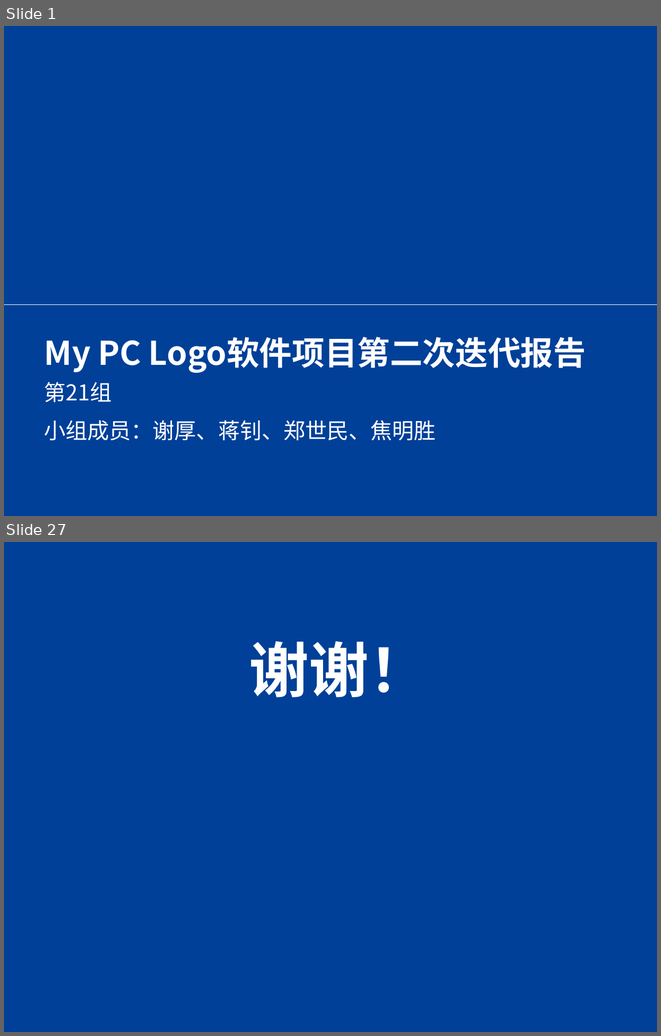
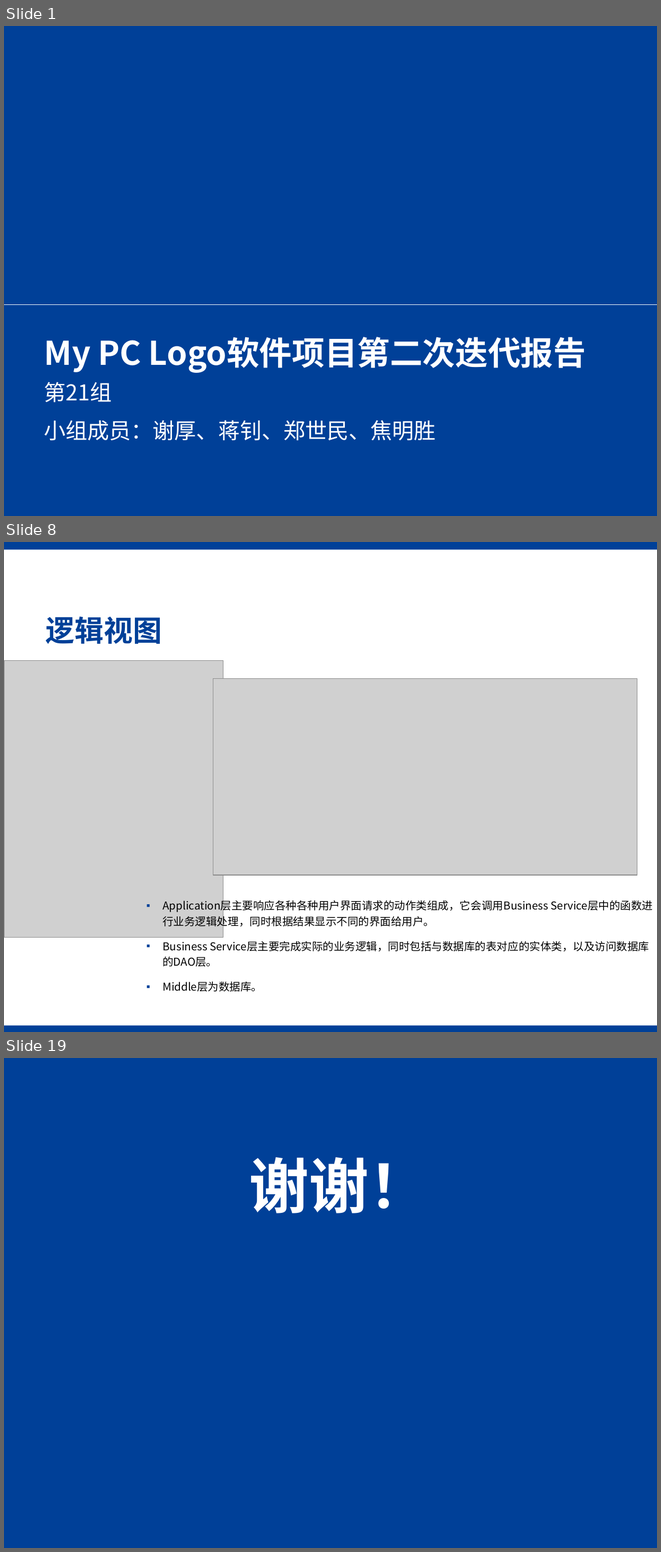
Before and after one commit to SJTU-SEP-21/SEP-21, a slide deck: TecPrototype/文档/迭代二答辩.pptx. Shown one above the other, each under a label of ours: slides 1 and 27 before the commit, slides 1, 8 and 19 after it; the slides between them are not shown. The pictures are 661x1036 and 661x1552 pixels, drawn with LibreOffice and Linux fonts; fonts in the diff are those of the drawing; grey boxes stand for pictures; background and template pictures are left out. Boxes give left, top, right and bottom in pixels: in the first picture for what was removed or moved away, otherwise in the second. Text is boxed around its words. In the diff, an @@ line names an element or a change of style, - is before the commit and + after.

```diff
--- a/TecPrototype/文档/迭代二答辩.pptx
+++ b/TecPrototype/文档/迭代二答辩.pptx
@@ slide 8 added at (4,542,657,1032), background #FFFFFF @@
@@ rectangle added at (4,542,657,550), fill #004098 @@
@@ title added at (46,616,162,644), 32 pt, text #004098, bold @@
+逻辑视图
@@ picture added at (4,660,223,937) @@
@@ picture added at (213,678,637,875) @@
@@ text added at (162,899,649,991), 12 pt, text #000000 @@
+▪ Application层主要响应各种各种用户界面请求的动作类组成，它会调用Business Service层中的函数进行业务逻辑处理，同时根据结果显示不同的界面给用户。
+▪ Business Service层主要完成实际的业务逻辑，同时包括与数据库的表对应的实体类，以及访问数据库的DAO层。
+▪ Middle层为数据库。
@@ rectangle added at (4,1025,657,1032), fill #004098 @@
@@ what was slide 27 is now slide 19 @@
```
Also in this commit, not shown: 8 slides changed, 8 other slides added, 17 slides removed, 10 other files.
